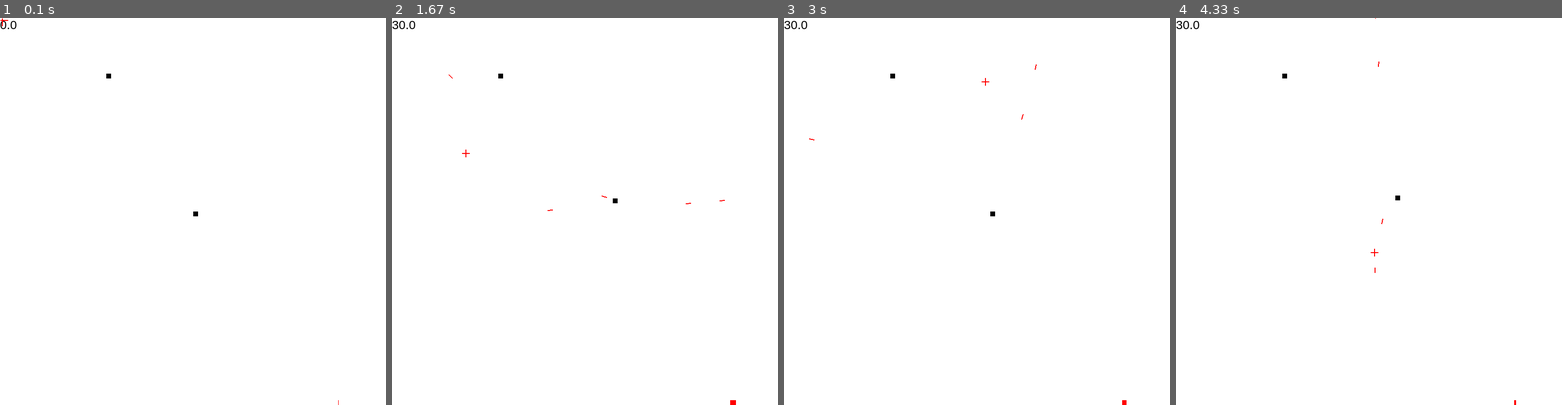
Above: before the commit, frames 1-4 (left to right).
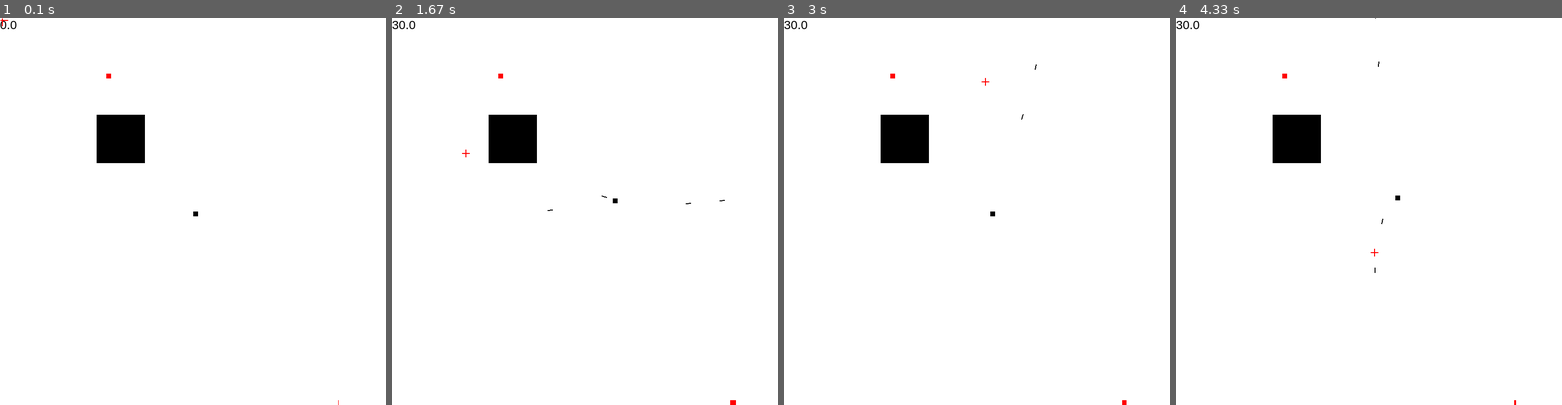
Above: after the commit, the same moments.

Repository: zwang20/Chaos
Game: pygame game, started from chaos.py
Same seed, same stepped clock (60 frames per second), same inputs: the game is played once before the commit and once after it.
Inputs (mouse positions are in pixels of both pictures, inside the frame that each line leads up to):
- Up to frame 1 (0.1 s): no input
- Up to frame 2 (1.67 s): tap Space at 0.33, 0.73, 1.03, 1.23, 1.57 s; hold D 0.67-1.13 s; move the mouse to (708, 199) at 0.7 s; hold W 1.17-1.47 s; move the mouse to (492, 215) at 1.2 s; hold D from 1.5 s (still down); move the mouse to (465, 153) at 1.53 s
- Up to frame 3 (3 s): tap Space at 1.87, 2.07, 2.37, 2.63, 2.97 s; release D at 1.97 s; hold A 2-2.53 s; move the mouse to (1034, 76) at 2.03 s; hold S 2.57-2.87 s; move the mouse to (1023, 246) at 2.6 s; hold A from 2.9 s (still down); move the mouse to (984, 79) at 2.93 s
- Up to frame 4 (4.33 s): tap Space at 3.27, 3.4, 3.8, 4.1 s; release A at 3.3 s; hold W 3.33-3.7 s; move the mouse to (1230, 199) at 3.37 s; hold D from 3.73 s (still down); move the mouse to (1372, 254) at 3.77 s

The runs differ from the first frame. In frame 1, 1.6% of the frame differs, in the area x 25-38%, y 14-38%; in frame 2, 1.6%, in the area x 14-87%, y 14-50%; in frame 3, 1.6%; in frame 4, 1.6%.

Commit message:
Block thing

Diff:
--- a/chaos.py
+++ b/chaos.py
@@ -13,6 +13,8 @@
 white = (255, 255, 255)
 black = (0, 0, 0)
 red = (255, 0, 0)
+green = (0, 255, 0)
+blue = (0, 0, 255)
 
 # creat windows
 display_width = 800
@@ -43,14 +45,7 @@
 
     def display():
         for i in Enemy.objects:
-            pygame.draw.rect(display, black, (i.x, i.y, Enemy.width, Enemy.height))
-
-    def renew():
-        for e in Enemy.objects:
-            for i in Bullet.objects:
-                if e.x < i.x < (e.x + Enemy.width) and e.y < i.y < (e.y + Enemy.width):
-                    Enemy.objects.remove(e)
-                    smart_spawn()
+            pygame.draw.rect(display, red, (i.x, i.y, Enemy.width, Enemy.height))
 
 
 class Bullet:
@@ -65,7 +60,7 @@
 
     def display():
         for i in Bullet.objects:
-            pygame.draw.line(display, red, (i.x, i.y), (i.x+i.vector_x, i.y+i.vector_y), 2)
+            pygame.draw.line(display, black, (i.x, i.y), (i.x+i.vector_x, i.y+i.vector_y), 2)
 
     def renew():
         for i in Bullet.objects:
@@ -85,14 +80,36 @@
 
     def display():
         for i in Player.objects:
-            pygame.draw.rect(display, black, (i.x, i.y, Player.width, Player.height))
+            pygame.draw.rect(display, blue, (i.x, i.y, Player.width, Player.height))
 
     def move(self, x, y):
         self.x += x
         self.y += y
 
 class Block:
-    pass
+    objects = []
+
+    def __init__(self, x, y, width, length):
+        self.x = x
+        self.y = y
+        self.width = width
+        self.length = length
+        Block.objects.append(self)
+
+    def display():
+        for i in Block.objects:
+            pygame.draw.rect(display, black, (i.x, i.y, i.width, i.length))
+
+def collision_detection():
+    for i in Bullet.objects:
+        for e in Enemy.objects:
+            if e.x < i.x < (e.x + Enemy.width) and e.y < i.y < (e.y + Enemy.width):
+                Enemy.objects.remove(e)
+                Bullet.objects.remove(i)
+                smart_spawn()
+        for b in Block.objects:
+            if b.x < i.x < (b.x + b.width) and b.y < i.y < (b.y + b.width):
+                Bullet.objects.remove(i)
 
 
 def smart_spawn():
@@ -107,7 +124,7 @@
 
     # Init cooldown
     cooldown = 0
-
+    Block(200, 200, 100, 100)
     # Main loop
     smart_spawn()
     while True:
@@ -118,9 +135,10 @@
         sge_print(display, str(int(10*clock.get_fps())/10)) # Fps display
 
         Enemy.display()
-        Enemy.renew()
+        collision_detection()
         Bullet.renew()
         Bullet.display()
+        Block.display()
 
         # fire
         fire = False
